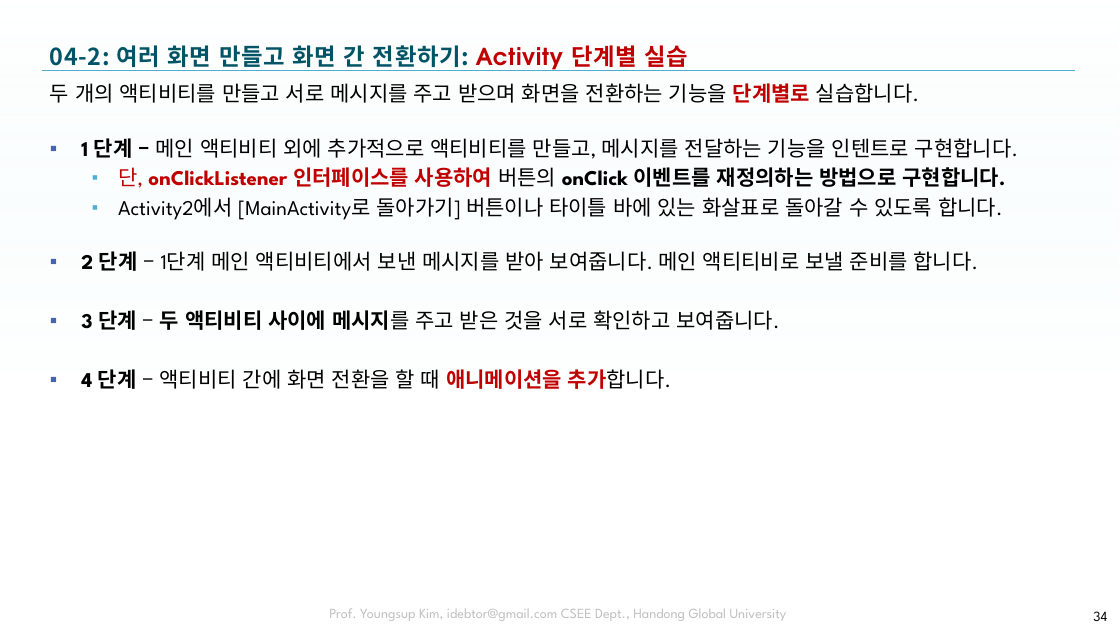
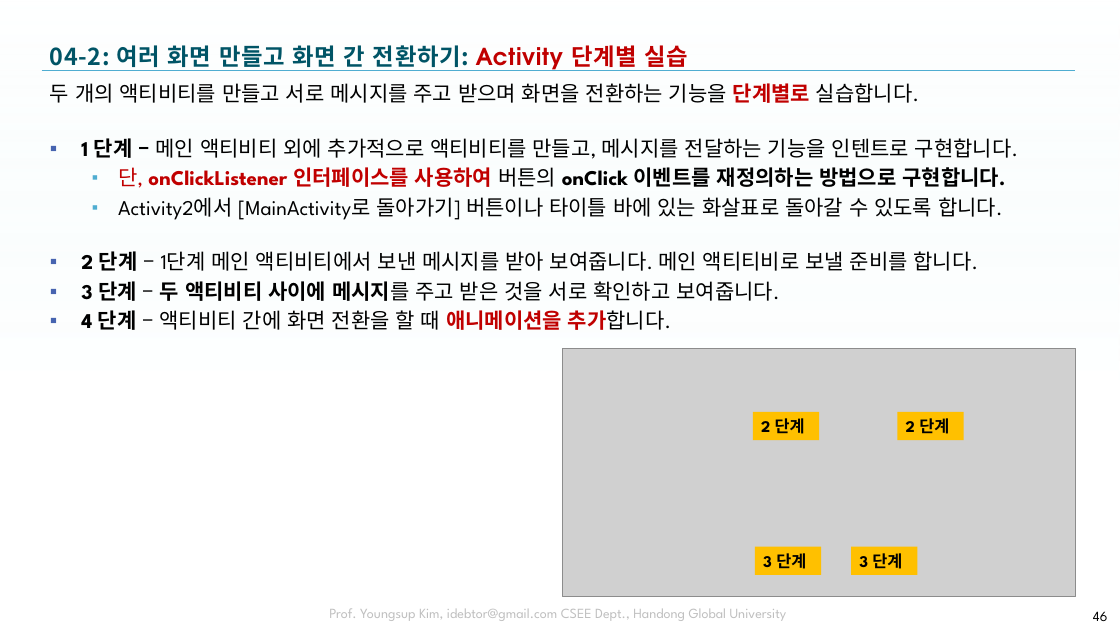
Before and after one commit to tae7841/HuStarAS, a slide deck: slide 46 of ppts/04Activity.pptx (slide 34 before the commit). Drawn at 1120x630 pixels with LibreOffice and Linux fonts; fonts in the diff are those of the drawing; grey boxes stand for pictures; background and template pictures are left out. Boxes give left, top, right and bottom in pixels: in the first picture for what was removed or moved away, otherwise in the second. Text is boxed around its words. In the diff, an @@ line names an element or a change of style, - is before the commit and + after.

```diff
--- a/ppts/04Activity.pptx
+++ b/ppts/04Activity.pptx
@@ text "두 개의 액티비티를 만들고 서로 ..." rewrapped from [50, 83, 1018, 389] to [50, 83, 1018, 330] @@
@@ group added at [562, 348, 1075, 597]: 4 rectangles, 1 picture @@
+2 단계
+2 단계
+3 단계
+3 단계
@@ page number at [1093, 611, 1108, 621]: text changed @@
-34
+46
```
Also in this commit, not shown: 11 other slides changed, 12 slides added.
